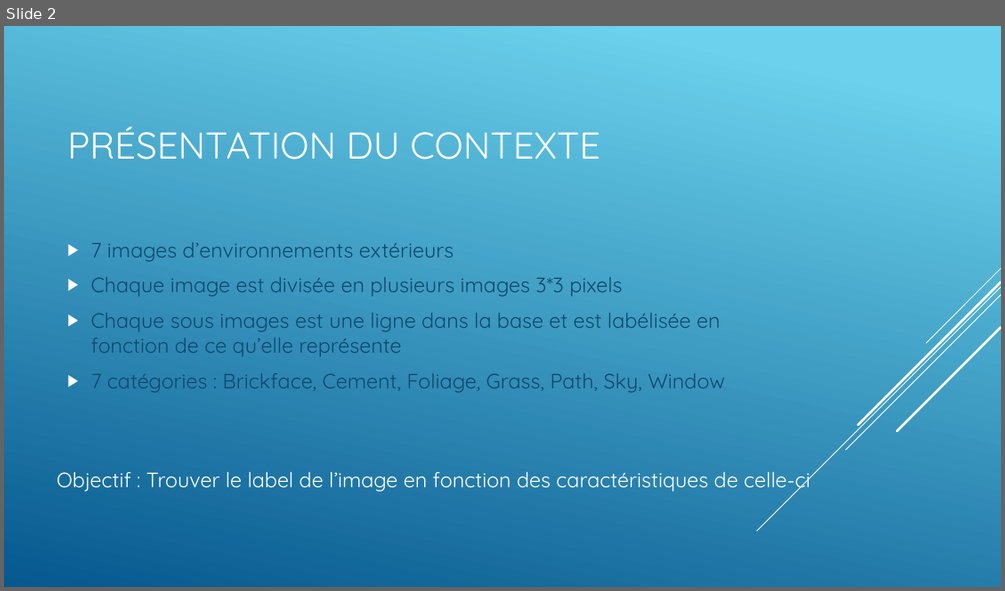
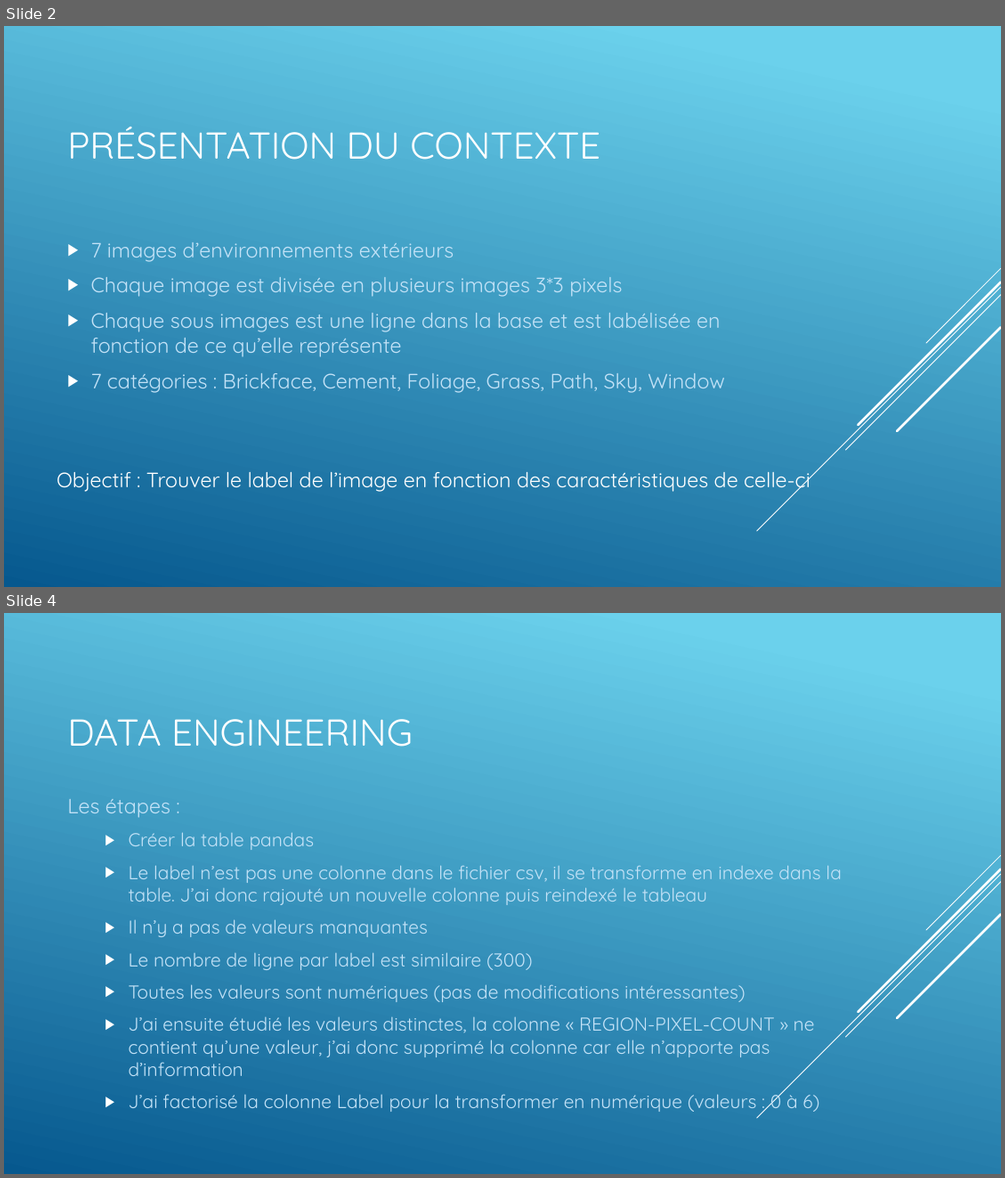
Before and after one commit to OussamaAyoub/pfda_project, a slide deck: Python for data analysis Project.pptx. Shown one above the other, each under a label of ours: slide 2 before the commit, slides 2 and 4 after it; the slides between them are not shown. The pictures are 1005x591 and 1005x1178 pixels, drawn with LibreOffice and Linux fonts; fonts in the diff are those of the drawing. Boxes give left, top, right and bottom in pixels: in the first picture for what was removed or moved away, otherwise in the second. Text is boxed around its words. In the diff, an @@ line names an element or a change of style, - is before the commit and + after.

Commit message:
finition ppt + code fonctionnel

```diff
--- a/Python for data analysis Project.pptx
+++ b/Python for data analysis Project.pptx
@@ slide 4 added at [4, 613, 1001, 1174], background gradient #6ED2EB to #06588E; not listed: 5 template elements that a slide beside it also shows @@
@@ title added at [67, 719, 413, 747], 36 pt, text #FFFFFF @@
+DATA ENGINEERING
@@ text added at [67, 799, 841, 1111], 18 pt, text #C3E2F7 @@
+Les étapes :
+  ▶ Créer la table pandas
+  ▶ Le label n’est pas une colonne dans le fichier csv, il se transforme en indexe dans la table. J’ai donc rajouté un nouvelle colonne puis reindexé le tableau
+  ▶ Il n’y a pas de valeurs manquantes
+  ▶ Le nombre de ligne par label est similaire (300)
+  ▶ Toutes les valeurs sont numériques (pas de modifications intéressantes)
+  ▶ J’ai ensuite étudié les valeurs distinctes, la colonne « REGION-PIXEL-COUNT » ne contient qu’une valeur, j’ai donc supprimé la colonne car elle n’apporte pas d’information
+  ▶ J’ai factorisé la colonne Label pour la transformer en numérique (valeurs : 0 à 6)
@@ slide 2 changed as well @@
@@ text "7 images d’environnements extérieurs" at [91, 242, 725, 393]: text colour #0F496F to #C3E2F7 @@
```
Also in this commit, not shown: 1 other slide changed, 4 other slides added, 2 other files.
